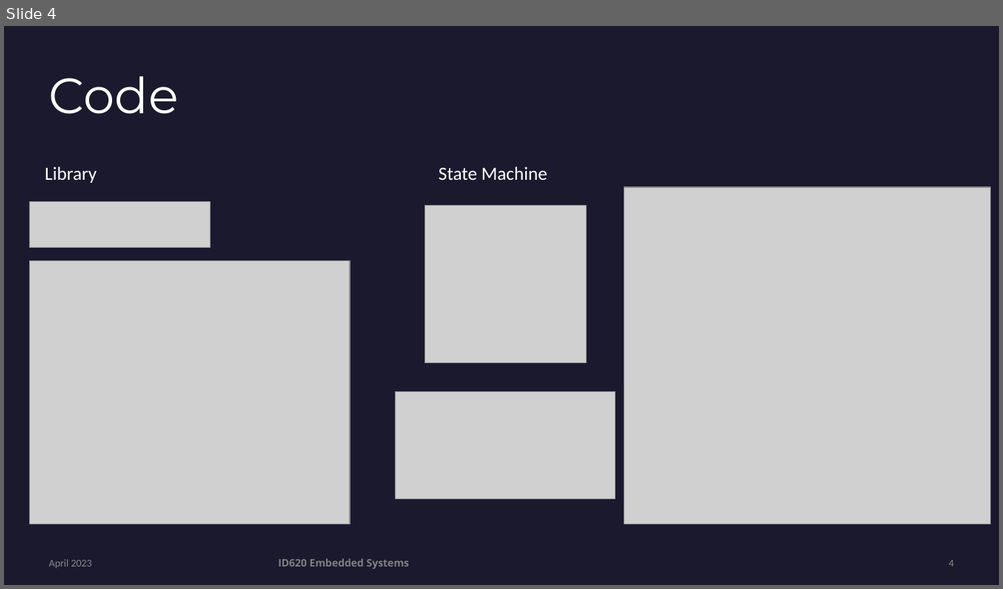
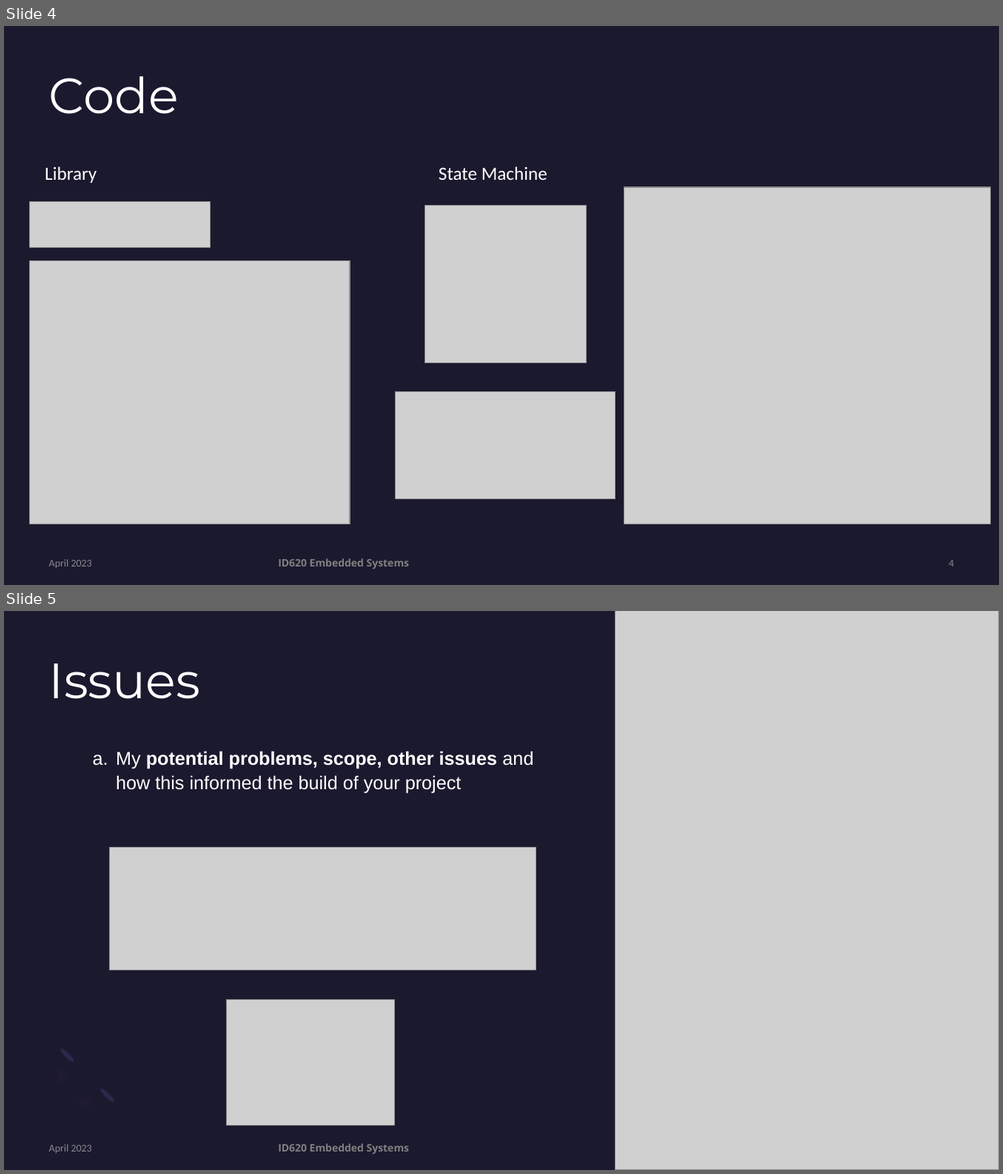
Before and after one commit to huanh8/Embaded-System, a slide deck: Final Project/remote contorl robot.pptx. Shown one above the other, each under a label of ours: slide 4 before the commit, slides 4 and 5 after it. The pictures are 1003x589 and 1003x1174 pixels, drawn with LibreOffice and Linux fonts; fonts in the diff are those of the drawing; grey boxes stand for pictures. Boxes give left, top, right and bottom in pixels: in the first picture for what was removed or moved away, otherwise in the second. Text is boxed around its words. In the diff, an @@ line names an element or a change of style, - is before the commit and + after.

```diff
--- a/Final Project/remote contorl robot.pptx
+++ b/Final Project/remote contorl robot.pptx
@@ slide 5 added at bbox=[4, 611, 999, 1170], background #1B192E; not listed: 1 template element that a slide beside it also shows @@
@@ picture added at bbox=[615, 611, 999, 1170] @@
@@ title added at bbox=[49, 664, 201, 699], 48 pt, text #FFFFFF @@
+Issues
@@ text added at bbox=[116, 751, 533, 794], 18 pt, text #FFFFFF @@
+  a. My potential problems, scope, other issues and how this informed the build of your project
@@ picture added at bbox=[110, 848, 536, 971] @@
@@ picture added at bbox=[226, 999, 394, 1126] @@
@@ ellipse added at bbox=[59, 1048, 76, 1064], fill #2C284A @@
@@ ellipse added at bbox=[99, 1088, 116, 1105], fill #2C284A @@
@@ text added at bbox=[49, 1145, 92, 1153], 10 pt, text #A6A6A6 at 80% opacity @@
+April 2023
@@ text added at bbox=[278, 1144, 410, 1154], 10 pt, text #808080, bold @@
+ID620 Embedded Systems
```
Also in this commit, not shown: 11 other files.
